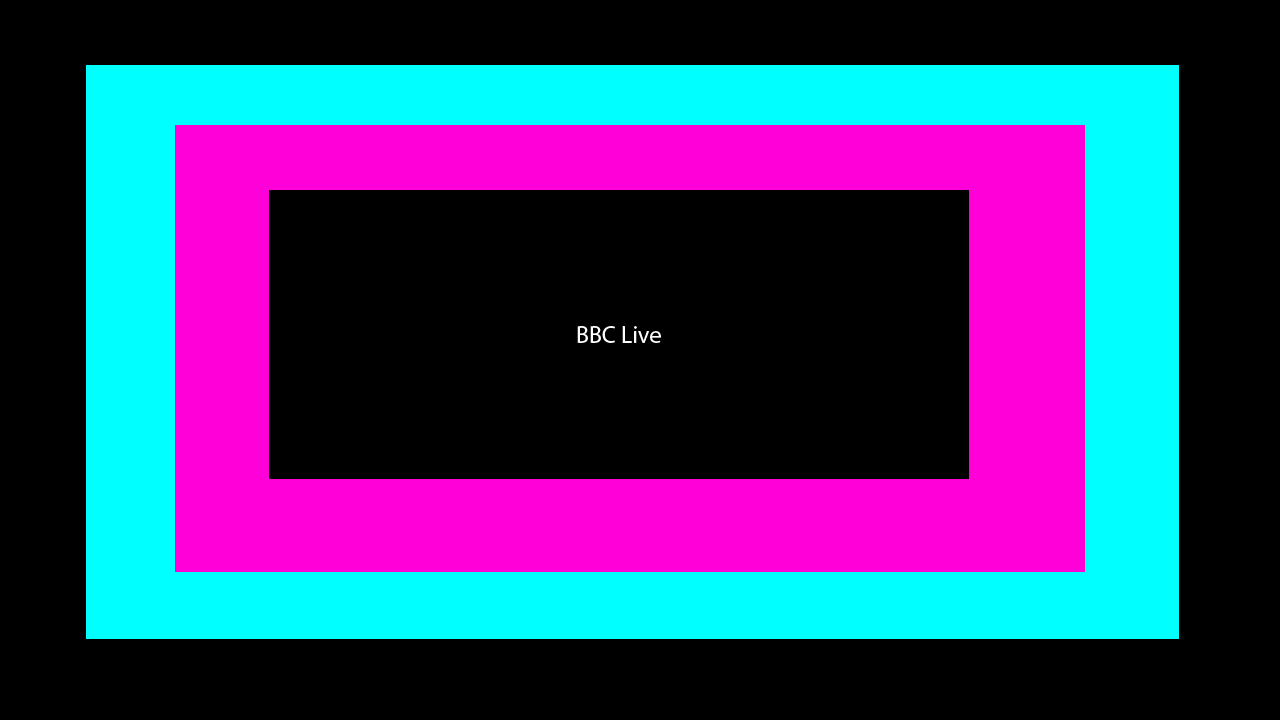
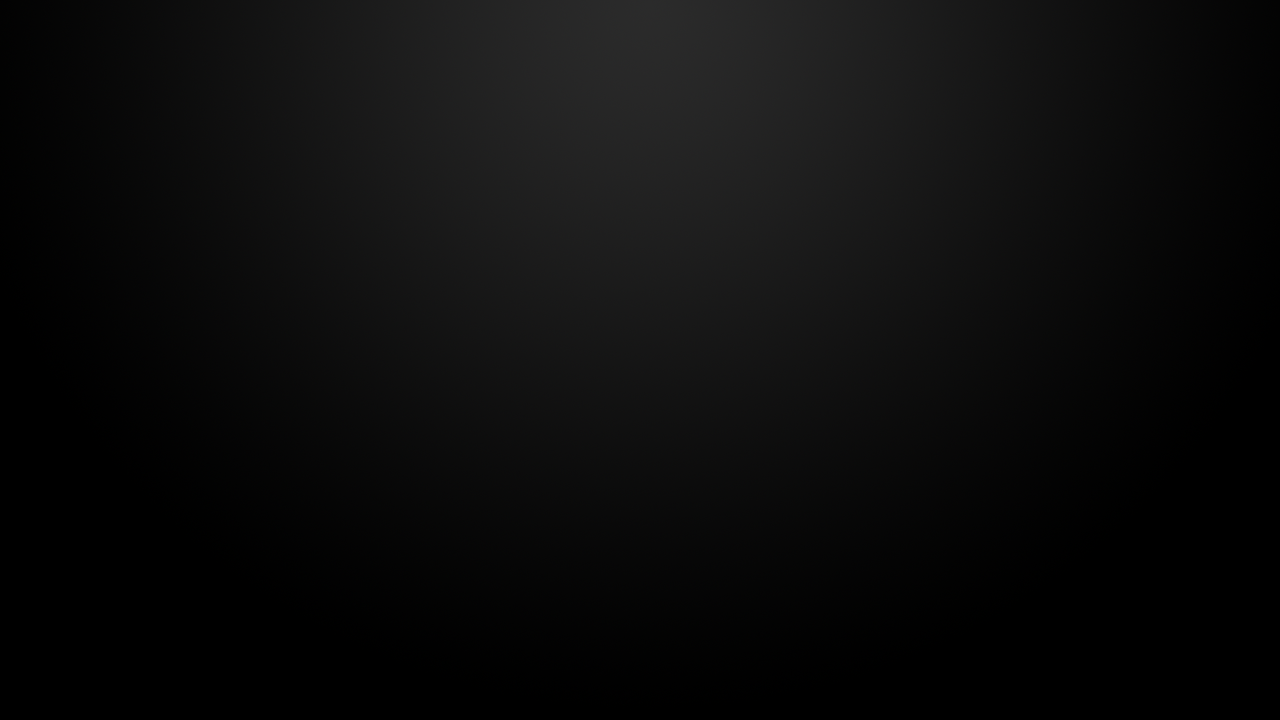
Layer changes from the first w=1280, h=720 image to the second:
removed layer "BBC Live" over [577, 326, 661, 343]
removed layer "Shape 3" over [269, 190, 969, 479]
removed layer "Shape 2" over [175, 125, 1085, 572]
removed layer "Shape 1" over [86, 65, 1179, 639]
removed layer "Background" over [0, 0, 1280, 657]
